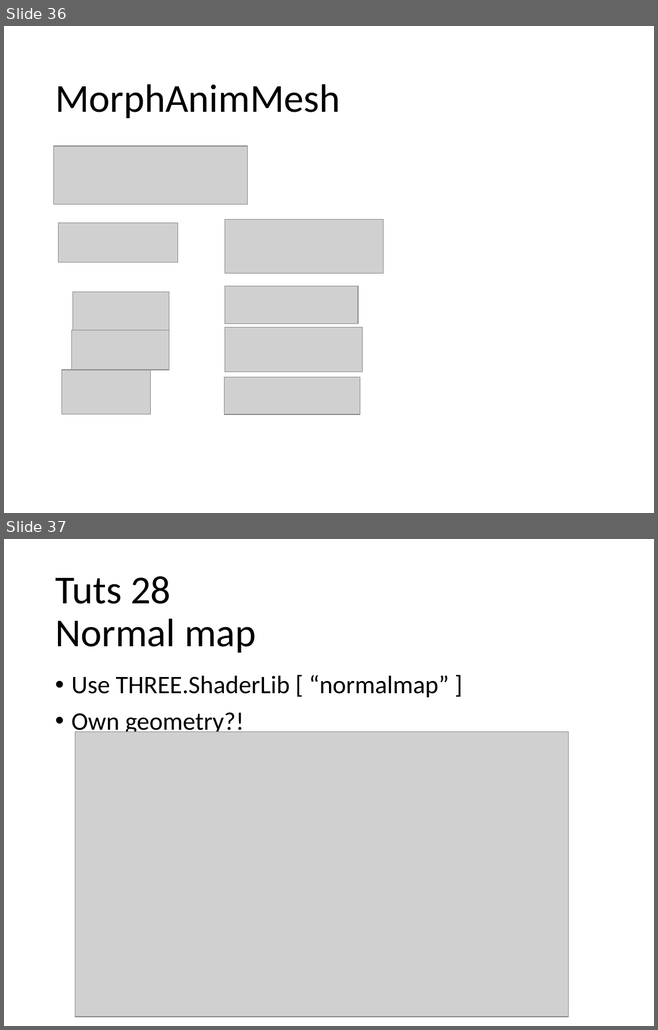
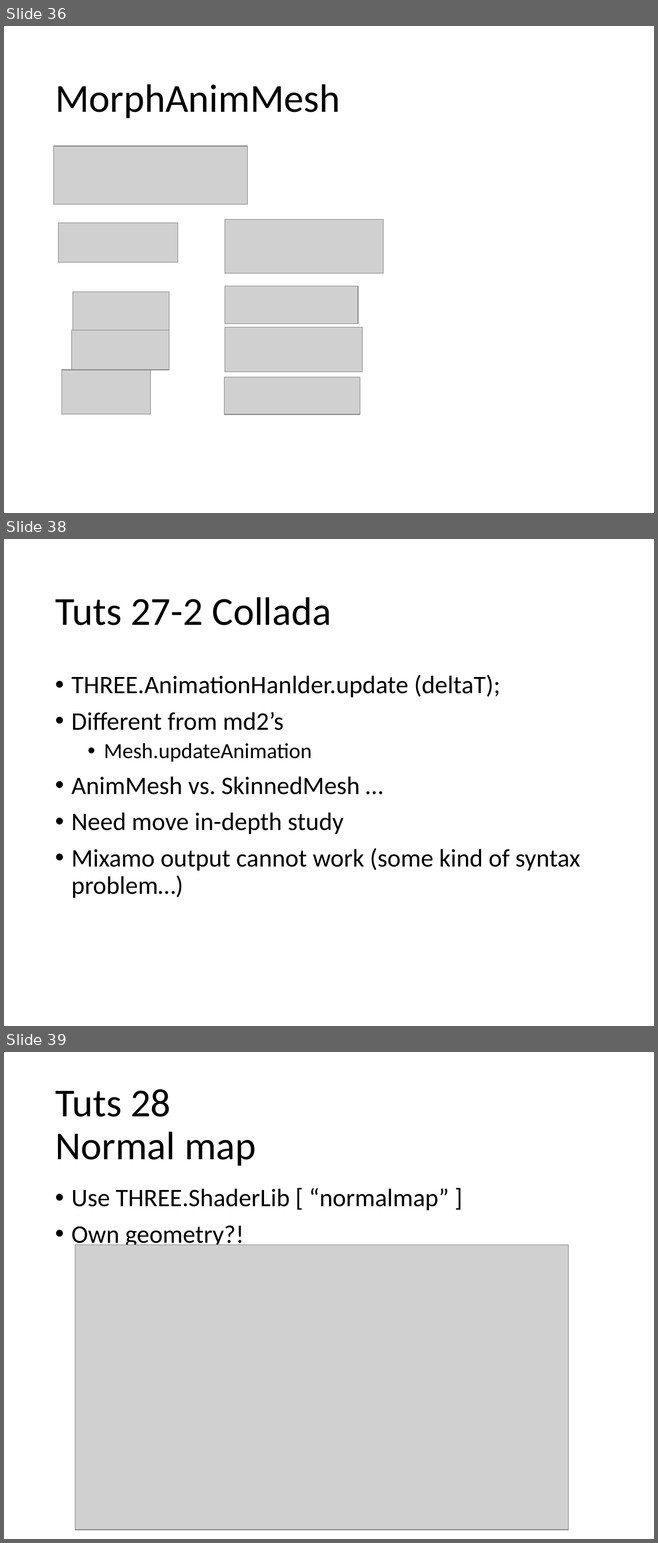
Before and after one commit to caa1211/tutsplus, a slide deck: threejs-tuts-3.pptx. Shown one above the other, each under a label of ours: slides 36 and 37 before the commit, slides 36, 38 and 39 after it; the slides between them are not shown. The pictures are 658x1030 and 658x1543 pixels, drawn with LibreOffice and Linux fonts; fonts in the diff are those of the drawing; grey boxes stand for pictures. Boxes give left, top, right and bottom in pixels: in the first picture for what was removed or moved away, otherwise in the second. Text is boxed around its words. In the diff, an @@ line names an element or a change of style, - is before the commit and + after.

```diff
--- a/threejs-tuts-3.pptx
+++ b/threejs-tuts-3.pptx
@@ slide 38 added at [4, 539, 654, 1026], background #FFFFFF @@
@@ title added at [55, 597, 331, 625], 44 pt, text #000000 @@
+Tuts 27-2 Collada
@@ text added at [71, 675, 580, 898], 28 pt, text #000000 @@
+• THREE.AnimationHanlder.update (deltaT);
+• Different from md2’s
+  • Mesh.updateAnimation
+• AnimMesh vs. SkinnedMesh …
+• Need move in-depth study
+• Mixamo output cannot work (some kind of syntax problem…)
@@ what was slide 37 is now slide 39 @@
```
Also in this commit, not shown: 1 slide changed, 1 other slide added, 27 other files.
